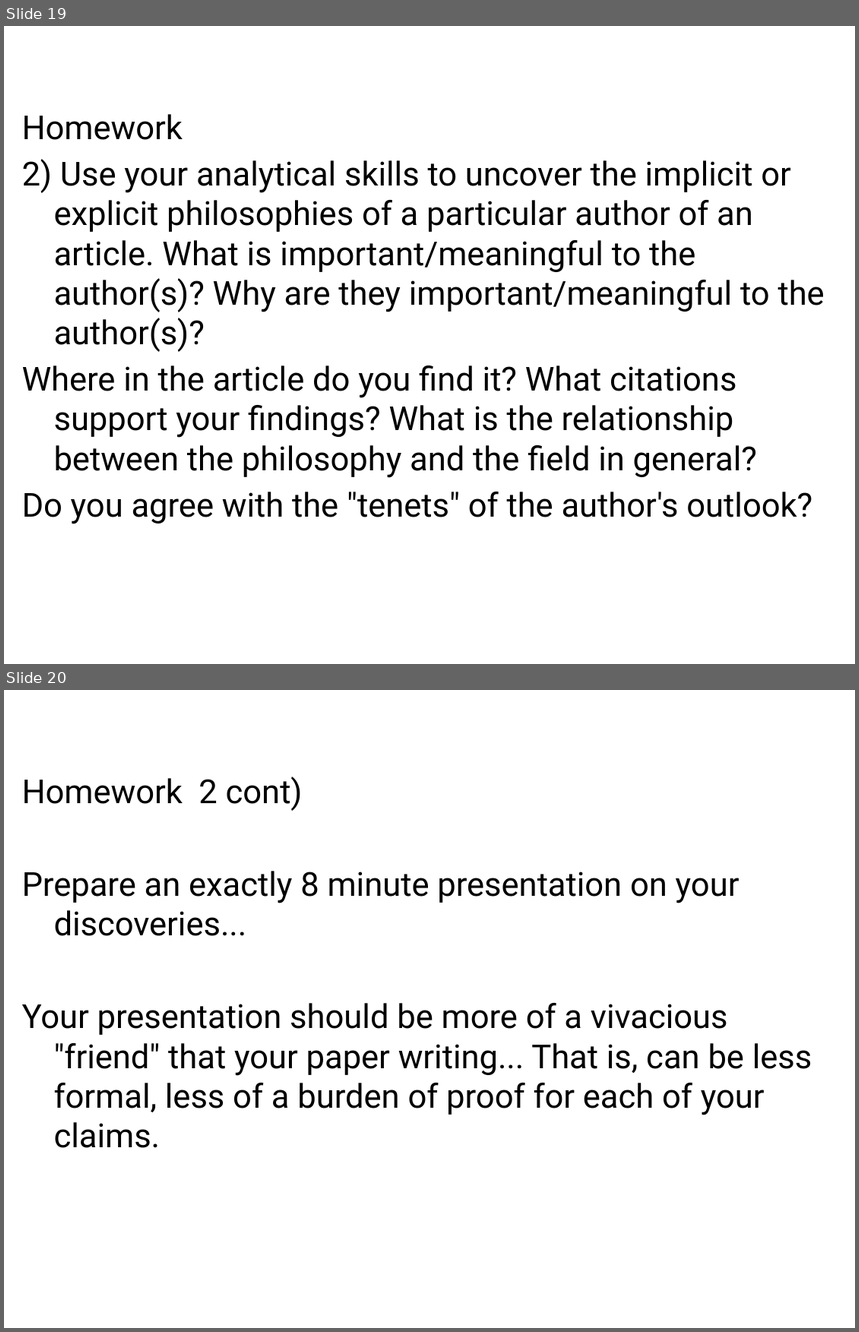
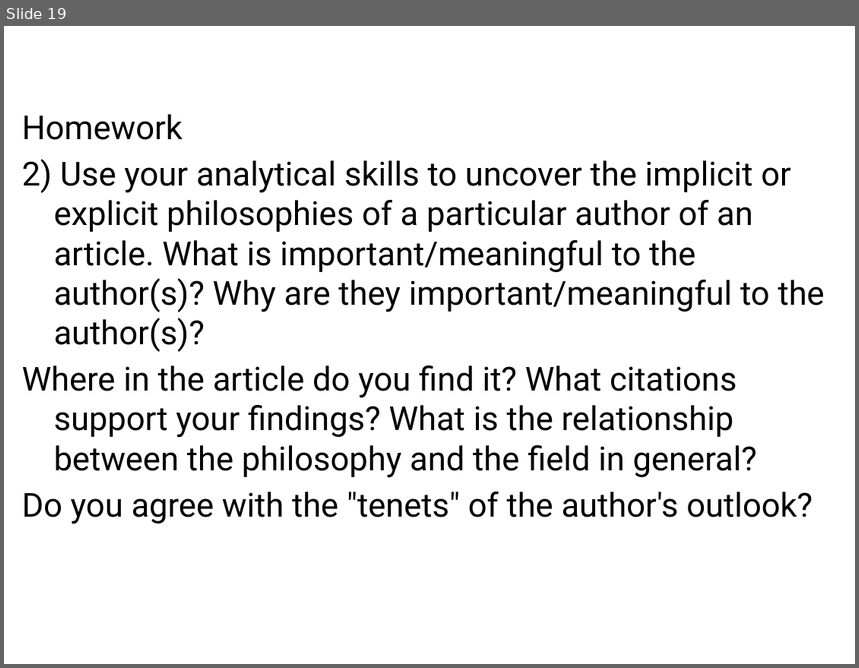
Before and after one commit to angusforbes/mat200c, a slide deck: slides/week2_day1.pptx. Shown one above the other, each under a label of ours: slides 19 and 20 before the commit, slide 19 after it. The pictures are 859x1332 and 859x668 pixels, drawn with LibreOffice and Linux fonts; fonts in the diff are those of the drawing. Boxes give left, top, right and bottom in pixels: in the first picture for what was removed or moved away, otherwise in the second. Text is boxed around its words. In the diff, an @@ line names an element or a change of style, - is before the commit and + after.

```diff
--- a/slides/week2_day1.pptx
+++ b/slides/week2_day1.pptx
@@ slide 20 removed at (x1=4, y1=690, x2=855, y2=1328), background #FFFFFF @@
@@ text removed at (x1=22, y1=777, x2=813, y2=1148) @@
-Homework 2 cont)
-Prepare an exactly 8 minute presentation on your discoveries...
-Your presentation should be more of a vivacious "friend" that your paper writing... That is, can be less formal, less of a burden of proof for each of your claims.
```
Also in this commit, not shown: 1 slide changed, 9 other files.
